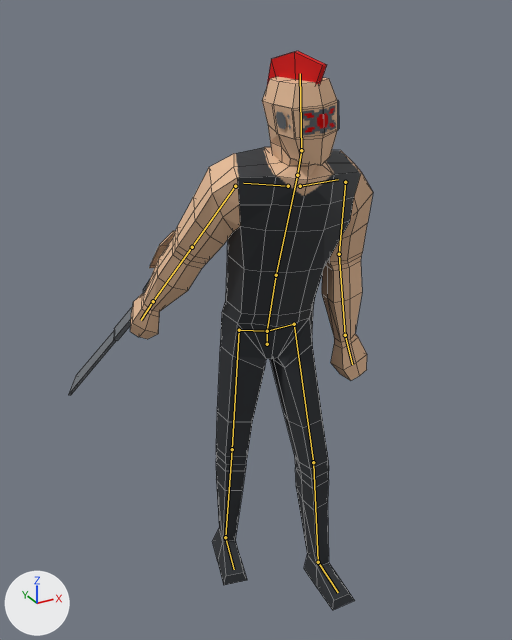
One commit to the Blender file meshes/enemies/cg2_factory/scrapper/scrapper.blend: the scene before it, then after it.
Before and after are seen from a 50 mm camera at (-0.914, -1.565, 1.716) aimed at (-0.063, -0.018, 0.943). Arrows for +X, +Y and +Z are at lower left; the lights stay in place. Both versions are drawn at frame 1 of the action 'attack'; the numbers are the values there. The bones that bend it are drawn over the model as lines. Mesh edges are drawn as thin lines.

Names of what the first picture shows: 'Character', 'Character.001', 'Character.002', 'Cube'.
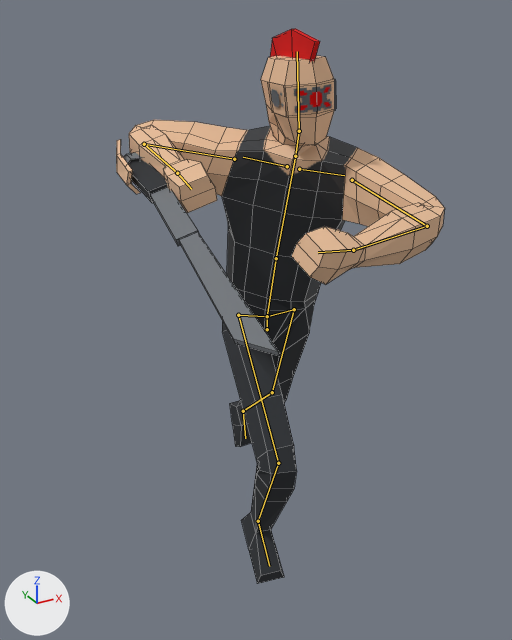
Boxes (x1, y1, x2, y2) around the edits, measured in the pictures (512 x 640 px):
```json
{"object": "Character", "change": "posed", "before": [130, 77, 373, 610], "after": [129, 56, 445, 584], "on screen": "30% wider"}
{"object": "Character.001", "change": "posed", "before": [69, 231, 175, 395], "after": [116, 139, 280, 356]}
{"object": "Cube", "change": "posed", "before": [267, 51, 336, 135], "after": [270, 29, 332, 113], "on screen": "10% narrower"}
{"bone": "hip", "before": "(267, 344) to (267, 331)", "after": "(267, 329) to (267, 316)"}
{"bone": "spine", "before": "(267, 331) to (276, 275)", "after": "(267, 316) to (276, 258)"}
{"bone": "shoulder.L", "before": "(300, 186) to (338, 179)", "after": "(299, 169) to (344, 175)"}
{"bone": "upper_arm.L", "before": "(345, 182) to (339, 254)", "after": "(352, 180) to (427, 226)"}
{"bone": "forearm.L", "before": "(339, 254) to (345, 335)", "after": "(427, 226) to (353, 250)"}
{"bone": "shoulder.R", "before": "(288, 186) to (243, 183)", "after": "(287, 166) to (243, 157)"}
{"bone": "upper_arm.R", "before": "(235, 186) to (192, 247)", "after": "(234, 159) to (144, 144)"}
{"bone": "forearm.R", "before": "(192, 247) to (153, 301)", "after": "(144, 144) to (177, 173)"}
{"bone": "neck", "before": "(297, 175) to (301, 150)", "after": "(295, 156) to (299, 131)"}
{"bone": "thigh.L", "before": "(294, 324) to (313, 462)", "after": "(294, 309) to (272, 392)"}
{"bone": "shin.L", "before": "(313, 462) to (318, 562)", "after": "(272, 392) to (243, 411)"}
{"bone": "foot.L", "before": "(318, 562) to (338, 592)", "after": "(243, 411) to (245, 438)"}
{"bone": "thigh.R", "before": "(239, 330) to (232, 449)", "after": "(238, 315) to (278, 463)"}
{"bone": "shin.R", "before": "(232, 449) to (225, 537)", "after": "(278, 463) to (258, 521)"}
```

Scene script edits in JSON lines:
```json
{"block": "bone_hip", "where": "bone_hip = bpy.data.objects['metarig'].pose.bones['hip']"}
{"op": "set", "path": "bone_hip.location", "old": "(0.0, -0.012, 0.0)", "new": "(0.0, 0.043, 0.0)"}
{"block": "bone_spine", "where": "bone_spine = bpy.data.objects['metarig'].pose.bones['spine']  # child of 'hip'"}
{"op": "set", "path": "bone_spine.rotation_quaternion", "old": "(0.993, 0.117, 0.002, -0.027)", "new": "(0.97, 0.108, -0.212, -0.052)", "note": "degrees (13, 1, -3) -> degrees (15, -24, -9)"}
{"block": "bone_shoulder_l", "where": "bone_shoulder_l = bpy.data.objects['metarig'].pose.bones['shoulder.L']  # child of 'spine.001'"}
{"op": "set", "path": "bone_shoulder_l.rotation_euler", "old": "(0.0524, -0.0524, 0.192)", "new": "(0.0698, -0.0349, 0.0175)", "note": "degrees (3, -3, 11) -> degrees (4, -2, 1)"}
{"block": "bone_upper_arm_l", "where": "bone_upper_arm_l = bpy.data.objects['metarig'].pose.bones['upper_arm.L']  # child of 'shoulder.L'"}
{"op": "set", "path": "bone_upper_arm_l.rotation_quaternion", "old": "(0.939, 0.019, 0.091, -0.332)", "new": "(0.888, 0.294, 0.139, 0.325)", "note": "degrees (-1, 11, -39) -> degrees (38, 3, 41)"}
{"block": "bone_forearm_l", "where": "bone_forearm_l = bpy.data.objects['metarig'].pose.bones['forearm.L']  # child of 'upper_arm.L'"}
{"op": "set", "path": "bone_forearm_l.rotation_quaternion", "old": "(0.986, 0.148, -0.078, -0.011)", "new": "(0.692, 0.717, -0.069, 0.039)", "note": "degrees (17, -9, -3) -> degrees (92, -9, -3)"}
{"block": "bone_shoulder_r", "where": "bone_shoulder_r = bpy.data.objects['metarig'].pose.bones['shoulder.R']  # child of 'spine.001'"}
{"op": "set", "path": "bone_shoulder_r.rotation_euler", "old": "(-0.0175, -0.0175, -0.0873)", "new": "(-0.0175, -0.0175, 0.0175)", "note": "degrees (-1, -1, -5) -> degrees (-1, -1, 1)"}
{"block": "bone_upper_arm_r", "where": "bone_upper_arm_r = bpy.data.objects['metarig'].pose.bones['upper_arm.R']  # child of 'shoulder.R'"}
{"op": "set", "path": "bone_upper_arm_r.rotation_quaternion", "old": "(0.973, -0.078, -0.04, 0.212)", "new": "(0.936, -0.044, -0.076, -0.34)", "note": "degrees (-10, -3, 25) -> degrees (-2, -10, -40)"}
{"block": "bone_forearm_r", "where": "bone_forearm_r = bpy.data.objects['metarig'].pose.bones['forearm.R']  # child of 'upper_arm.R'"}
{"op": "set", "path": "bone_forearm_r.rotation_quaternion", "old": "(1.0, -0.001, 0.021, 0.001)", "new": "(0.408, 0.895, 0.171, -0.051)", "note": "degrees (0, 2, 0) -> degrees (133, 13, 16)"}
{"block": "bone_neck", "where": "bone_neck = bpy.data.objects['metarig'].pose.bones['neck']  # child of 'spine.001'"}
{"op": "set", "path": "bone_neck.rotation_quaternion", "old": "(0.971, -0.158, 0.178, -0.009)", "new": "(0.932, -0.154, 0.327, -0.033)", "note": "degrees (-19, 20, -4) -> degrees (-23, 37, -12)"}
{"block": "bone_thigh_l", "where": "bone_thigh_l = bpy.data.objects['metarig'].pose.bones['thigh.L']  # child of 'hip'"}
{"op": "set", "path": "bone_thigh_l.rotation_quaternion", "old": "(0.992, -0.079, -0.082, -0.049)", "new": "(0.957, 0.259, -0.089, -0.02)", "note": "degrees (-9, -10, -5) -> degrees (31, -9, -5)"}
{"block": "bone_shin_l", "where": "bone_shin_l = bpy.data.objects['metarig'].pose.bones['shin.L']  # child of 'thigh.L'"}
{"op": "set", "path": "bone_shin_l.rotation_quaternion", "old": "(0.996, 0.087, 0.0, -0.008)", "new": "(0.985, 0.173, -0.001, -0.008)", "note": "degrees (10, 0, -1) -> degrees (20, 0, -1)"}
{"block": "bone_foot_l", "where": "bone_foot_l = bpy.data.objects['metarig'].pose.bones['foot.L']  # child of 'shin.L'"}
{"op": "set", "path": "bone_foot_l.rotation_quaternion", "old": "(1.0, 0.0, 0.0, 0.0)", "new": "(0.946, 0.316, 0.0, 0.0)", "note": "degrees (0, 0, 0) -> degrees (37, 0, 0)"}
{"block": "bone_thigh_r", "where": "bone_thigh_r = bpy.data.objects['metarig'].pose.bones['thigh.R']  # child of 'hip'"}
{"op": "set", "path": "bone_thigh_r.rotation_quaternion", "old": "(0.997, 0.078, -0.004, 0.014)", "new": "(0.869, -0.446, -0.007, -0.018)", "note": "degrees (9, -1, 2) -> degrees (-54, -2, -2)"}
{"block": "bone_shin_r", "where": "bone_shin_r = bpy.data.objects['metarig'].pose.bones['shin.R']  # child of 'thigh.R'"}
{"op": "set", "path": "bone_shin_r.rotation_quaternion", "old": "(1.0, 0.0, 0.0, 0.0)", "new": "(0.729, 0.659, 0.0, 0.0)", "note": "degrees (0, 0, 0) -> degrees (84, 0, 0)"}
```
